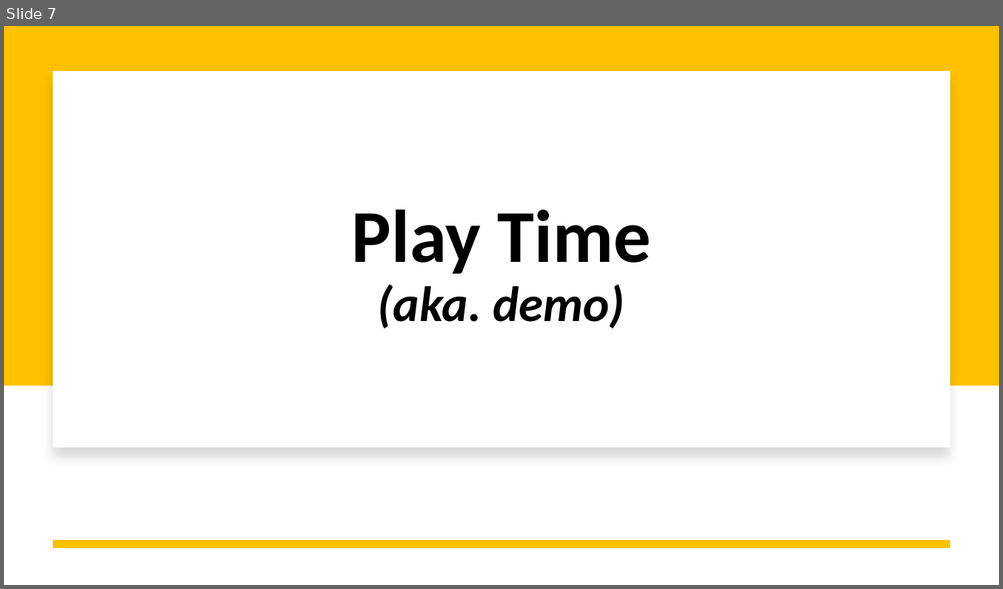
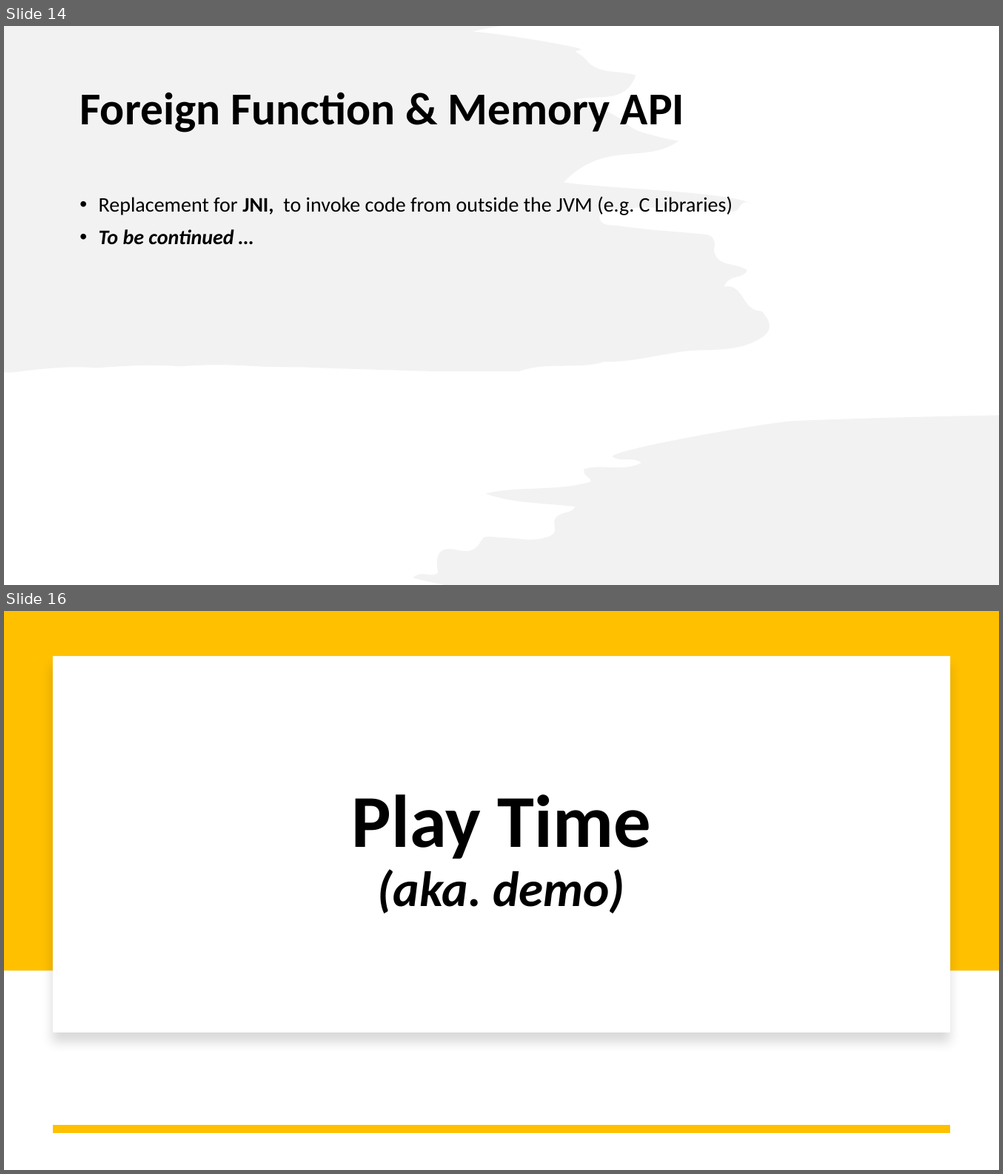
Before and after one commit to iuliana/jdk21-parent-project, a slide deck: Java21-Presentation.pptx. Shown one above the other, each under a label of ours: slide 7 before the commit, slides 14 and 16 after it; the slides between them are not shown. The pictures are 1003x589 and 1003x1174 pixels, drawn with LibreOffice and Linux fonts; fonts in the diff are those of the drawing. Boxes give left, top, right and bottom in pixels: in the first picture for what was removed or moved away, otherwise in the second. Text is boxed around its words. In the diff, an @@ line names an element or a change of style, - is before the commit and + after.

```diff
--- a/Java21-Presentation.pptx
+++ b/Java21-Presentation.pptx
@@ slide 14 added at [4, 26, 999, 585], background #FFFFFF @@
@@ freeform shape added at [4, 26, 769, 373], fill #E7E6E6 at 50% opacity @@
@@ title added at [79, 92, 684, 133], 44 pt, text #000000, bold @@
+Foreign Function & Memory API
@@ text added at [99, 197, 732, 245], 20 pt, text #000000 @@
+• Replacement for JNI, to invoke code from outside the JVM (e.g. C Libraries)
+• To be continued …
@@ freeform shape added at [412, 327, 999, 585], fill #E7E6E6 at 50% opacity @@
@@ what was slide 7 is now slide 16 @@
```
Also in this commit, not shown: 4 slides changed, 7 other slides added, 22 other files.
